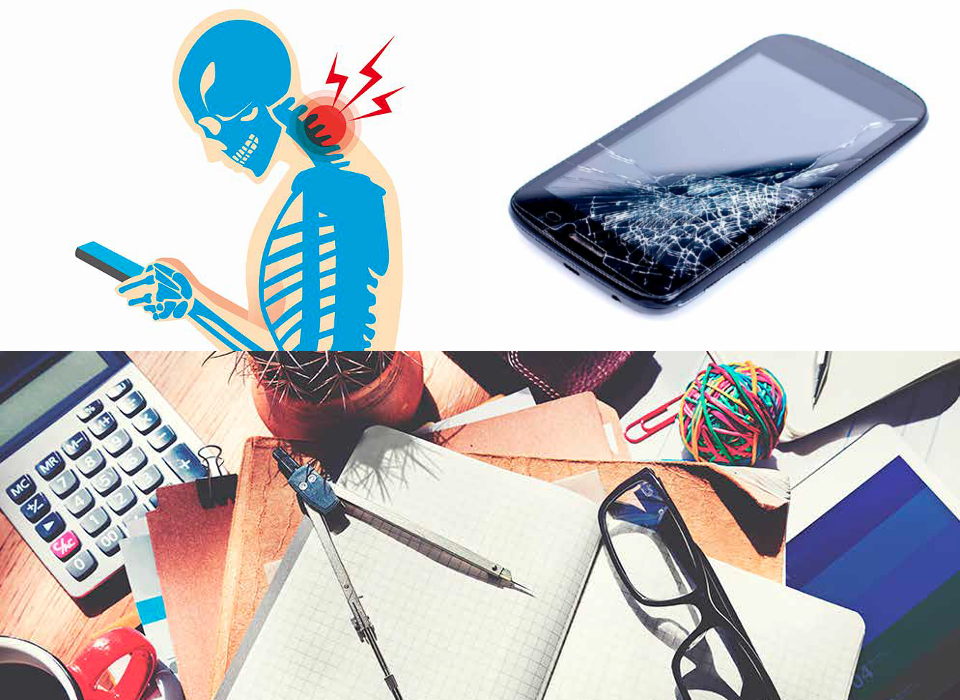
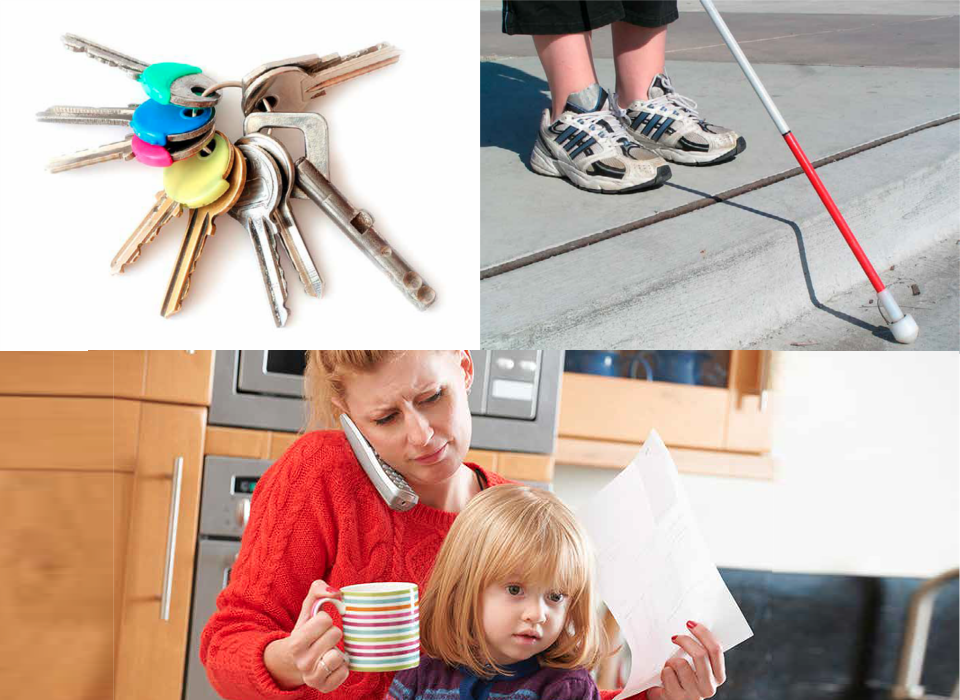
Layered file, before and after one edit (960 × 700). Changes by layer:
removed layer "Pasted Layer #2" over box(0, 351, 960, 700)
removed layer "Pasted Layer #1" over box(480, 0, 960, 351)
painted on "Pasted Layer" over box(0, 0, 960, 700)
painted on "Background" over box(0, 0, 960, 354)
